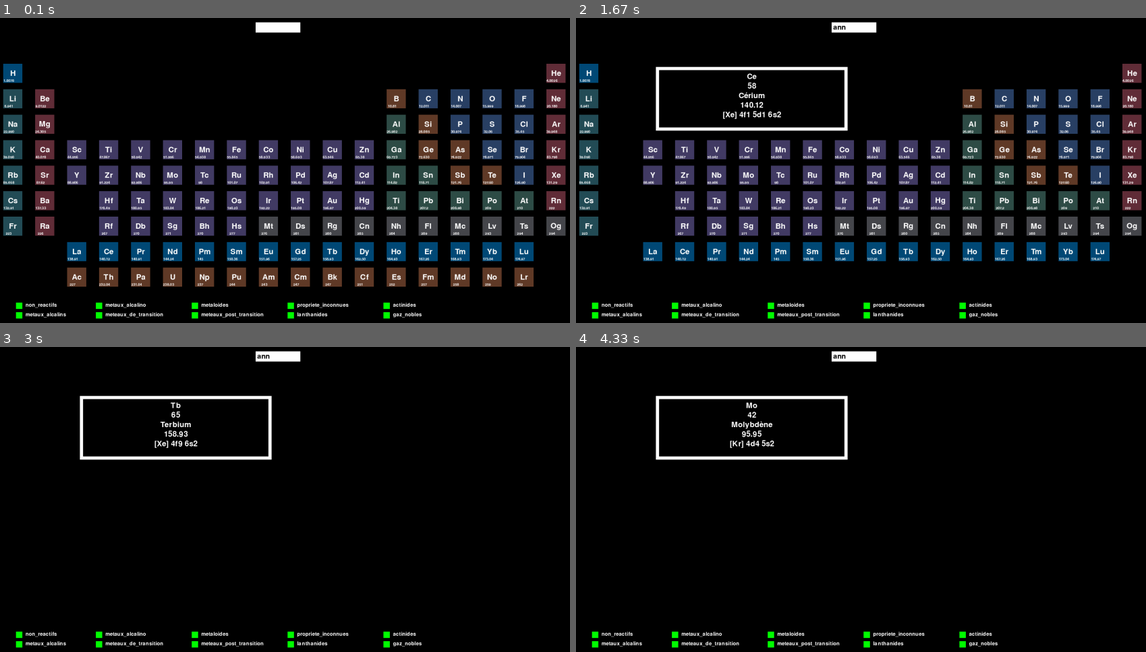
Above: before the commit, frames 1-4 (two rows, left to right).
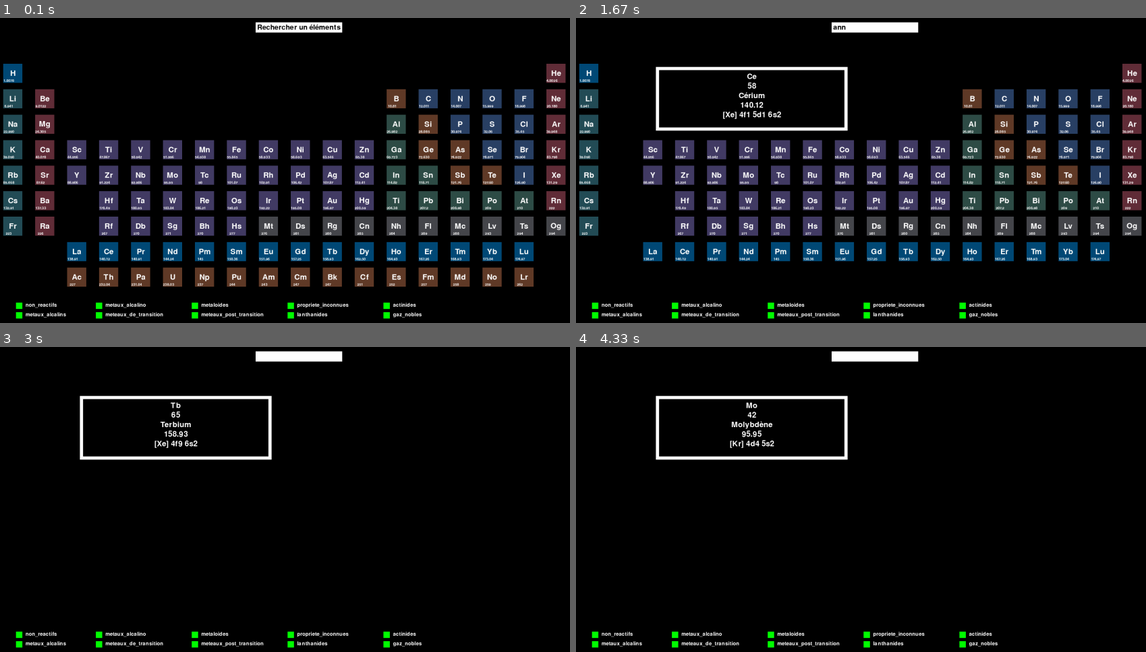
Above: after the commit, the same moments.

Repository: Dwikso/Pygame-Chimie
Game: pygame game, started from init.py
Same seed, same stepped clock (60 frames per second), same inputs: the game is played once before the commit and once after it.
Inputs (mouse positions are in pixels of both pictures, inside the frame that each line leads up to):
- Up to frame 1 (0.1 s): no input
- Up to frame 2 (1.67 s): press the mouse at (672, 304) at 0.37 s; move the mouse to (684, 277) at 0.47 s; release the mouse at (690, 249) at 0.6 s; press the mouse at (963, 304) at 0.7 s; move the mouse to (821, 204) at 0.8 s; release the mouse at (678, 100) at 0.93 s; tap Enter at 1 s; type "ann" at 1.33 s
- Up to frame 3 (3 s): tap Enter at 1.67 s; press the mouse at (290, 633) at 1.87 s; move the mouse to (210, 594) at 1.97 s; release the mouse at (136, 554) at 2.1 s; press the mouse at (387, 645) at 2.2 s; move the mouse to (427, 630) at 2.3 s; release the mouse at (473, 618) at 2.43 s; press the mouse at (96, 645) at 2.53 s; move the mouse to (228, 615) at 2.63 s; release the mouse at (353, 584) at 2.77 s; press the mouse at (290, 645) at 2.87 s; move the mouse to (267, 587) at 2.97 s
- Up to frame 4 (4.33 s): release the mouse at (826, 536) at 3.1 s; click (769, 633) at 3.22 s; press the mouse at (593, 645) at 3.53 s; move the mouse to (672, 581) at 3.63 s; release the mouse at (752, 517) at 3.77 s; press the mouse at (769, 645) at 3.87 s; move the mouse to (843, 530) at 3.97 s; release the mouse at (912, 414) at 4.1 s; press the mouse at (593, 633) at 4.2 s; move the mouse to (735, 597) at 4.3 s

The runs differ from the first frame. In frame 1, 0.3% of the frame differs, in the area x 45-61%, y 1-5%; in frame 2, 0.3%; in frame 3, 0.3%; in frame 4, 0.3%.

Commit message:
Modification Search Bar

Diff:
--- /dev/null
+++ b/bar.py
@@ -0,0 +1,58 @@
+import pygame
+import sys
+
+pygame.init()
+
+# Paramètres de la fenêtre
+largeur, hauteur = 800, 600
+fenetre = pygame.display.set_mode((largeur, hauteur))
+pygame.display.set_caption("Barre de recherche Pygame")
+
+# Couleurs
+BLANC = (255, 255, 255)
+NOIR = (0, 0, 0)
+
+# Police
+font = pygame.font.Font(None, 36)
+
+def barre_de_recherche():
+    input_rect = pygame.Rect(200, 300, 140, 32)
+    texte = "Recherche..."
+    texte_surface = font.render(texte, True, NOIR)
+    active = False
+
+    while True:
+        for event in pygame.event.get():
+            if event.type == pygame.QUIT:
+                pygame.quit()
+                sys.exit()
+            elif event.type == pygame.MOUSEBUTTONDOWN:
+                mouse_x, mouse_y = event.pos
+                active = input_rect.x < mouse_x < input_rect.x + input_rect.width and \
+                         input_rect.y < mouse_y < input_rect.y + input_rect.height
+                if active:
+                    texte = ""  # Efface le texte lorsque la barre de recherche devient active
+            elif event.type == pygame.KEYDOWN:
+                if active:
+                    if event.key == pygame.K_RETURN:
+                        return texte
+                    elif event.key == pygame.K_BACKSPACE:
+                        texte = texte[:-1]
+                    else:
+                        texte += event.unicode
+
+        # Mise à jour de l'affichage
+        fenetre.fill(BLANC)
+
+        # Dessiner la barre de recherche
+        pygame.draw.rect(fenetre, NOIR, input_rect, 2)
+        texte_surface = font.render(texte, True, NOIR)
+        width = max(200, texte_surface.get_width()+10)
+        input_rect.w = width
+        fenetre.blit(texte_surface, (input_rect.x+5, input_rect.y+5))
+
+        pygame.display.flip()
+
+# Utilisation de la fonction
+resultat_recherche = barre_de_recherche()
+print("Résultat de la recherche:", resultat_recherche)
--- a/init.py
+++ b/init.py
@@ -26,7 +26,7 @@
 
 #Search Bar
 search_font = pygame.font.Font(None, 32)
-search_text = ''
+search_text = 'Rechercher un éléments'
 
 search_rect = pygame.Rect(800, 20, 140, 32)
 search_color = pygame.Color('white')
@@ -225,6 +225,7 @@
 
 
 def dessine_tableau():
+
     for i in range(18):
         for j in range(9):
             if i in [1,2,3,4,5,6,7,8,9,10,11,12,13,14,15,16] and j in [0]:
@@ -251,6 +252,7 @@
                 pygame.draw.rect(screen, marron_rougeatre, (10 + i * 100, 150 + j * 80, 60, 60))
 
 
+
             #Afiche la lettre
             if (i, j) in element_chimiques:
                 elm_chimique = element_chimiques[(i, j)][0]
@@ -266,16 +268,17 @@
 
             #Affiche le poids
             if (i, j) in element_chimiques:
-                elm_chimique = element_chimiques[(i, j)][3]
+                elm_poids = element_chimiques[(i, j)][3]
             else:
-                elm_chimique = ""
-
-            text_surface = font_poids.render(elm_chimique, True, (255, 255, 255))
+                elm_poids = ""
+
+            text_surface = font_poids.render(elm_poids, True, (255, 255, 255))
 
             text_rect = text_surface.get_rect()
             text_rect.center = (-3 + i * 100 + 30, 173 + j * 80 + 30)
 
             screen.blit(text_surface, text_rect)
+
 
 
 
@@ -382,14 +385,14 @@
 
 
         font = pygame.font.Font(None, 36)
-        y_offset = 190
+        y = 190
 
         for info in infos:
             text_surface = font.render(info, True, white)
             text_rect = text_surface.get_rect()
-            text_rect.center = (550, y_offset)
+            text_rect.center = (550, y)
             screen.blit(text_surface, text_rect)
-            y_offset += 30
+            y += 30 #Evite que le texte soit sur la meme ligne
 
 def dessine_checkbox(checked_pos, check_states):
     for i in range(len(checked_pos)):
@@ -439,16 +442,8 @@
     text_surface = search_font.render(search_text, True, black)
     screen.blit(text_surface, (search_rect.x+5, search_rect.y+5))
     search_rect.w = max(100, text_surface.get_width()+10)
-
-
-def recherche_text(texte):
-    for coords, details in element_chimiques.items():
-        if texte.lower() in [info.lower() for info in details]:
-            print("oui")
-            return True
-    return None
-
-resultats_recherche = []
+    active = False
+
 
 def recherche_elm(texte):
     resultats_recherche = []
@@ -462,16 +457,21 @@
     for coords in resultats_recherche:
         pygame.draw.rect(screen, rouge_fonce, (10 + coords[0] * 100, 150 + coords[1] * 80, 60, 60))
         text_surface = font_element.render(element_chimiques[coords][0], True, white)
+        text_surface_2 = font_poids.render(element_chimiques[coords][3], True, white)
         text_rect = text_surface.get_rect()
+        text_rect_2 = text_surface_2.get_rect()
         text_rect.center = (10 + coords[0] * 100 + 30, 150 + coords[1] * 80 + 30)
+        text_rect_2.center = (-3 + coords[0] * 100 + 30, 173 + coords[1] * 80 + 30)
         screen.blit(text_surface, text_rect)
+        screen.blit(text_surface_2,text_rect_2)
 
 
 
 screen.fill(black)
+
 dessine_checkbox(checked_pos, check_states)
+
 dessine_tableau()
-
 
 run = True
 while run:
@@ -484,6 +484,7 @@
                 (check_x, check_y) = checked_pos[i]
                 if check_x <= x <= check_x + 20 and check_y <= y <= check_y + 20:
                     check_states[i] = not check_states[i]
+
         if event.type == pygame.MOUSEBUTTONUP:
             if event.button == 1:
                 souris_pos = pygame.mouse.get_pos()
@@ -491,27 +492,35 @@
                 if infos:
                     affiche_rect(infos)
 
+        if event.type == pygame.MOUSEBUTTONDOWN:
+            souris_x,souris_y = event.pos
+            active = search_rect.x < souris_x + search_rect.width and \
+                     search_rect.y < souris_y + search_rect.height
+            if active:
+                search_text = ""
         if event.type == pygame.KEYDOWN:
-            if event.key == pygame.K_RETURN:
-                if search_text == "":
-                    print("Entrez un valeur")
-                else:
-                    recherche_elm(search_text)
-            elif event.type == pygame.KEYDOWN and event.key == pygame.K_BACKSPACE:
-                search_text = search_text[:-1]
-            elif pygame.K_a <= event.key <= pygame.K_z or pygame.K_0 <= event.key <= pygame.K_9: # Vérifie si la touche pressée est une lettre de l'alphabet (a à z) ou un chiffre (0 à 9)
-                search_text += event.unicode
+            if active:
+                if event.key == pygame.K_RETURN:
+                    if search_text == "":
+                        print("Entrez un valeur")
+                    else:
+                        recherche_elm(search_text)
+                elif event.type == pygame.KEYDOWN and event.key == pygame.K_BACKSPACE:
+                    search_text = search_text[:-1]
+                elif pygame.K_a <= event.key <= pygame.K_z or pygame.K_0 <= event.key <= pygame.K_9: # Vérifie si la touche pressée est une lettre de l'alphabet (a à z) ou un chiffre (0 à 9)
+                    search_text += event.unicode
 
 
     #Proprieter Tableau
     dessine_search_bar()
-
+    affiche_masque_element(check_states)
 
 
 
     #affiche_rect()
     pygame.display.update()
-    affiche_masque_element(check_states)
+
+
 
 pygame.quit()
 exit()
